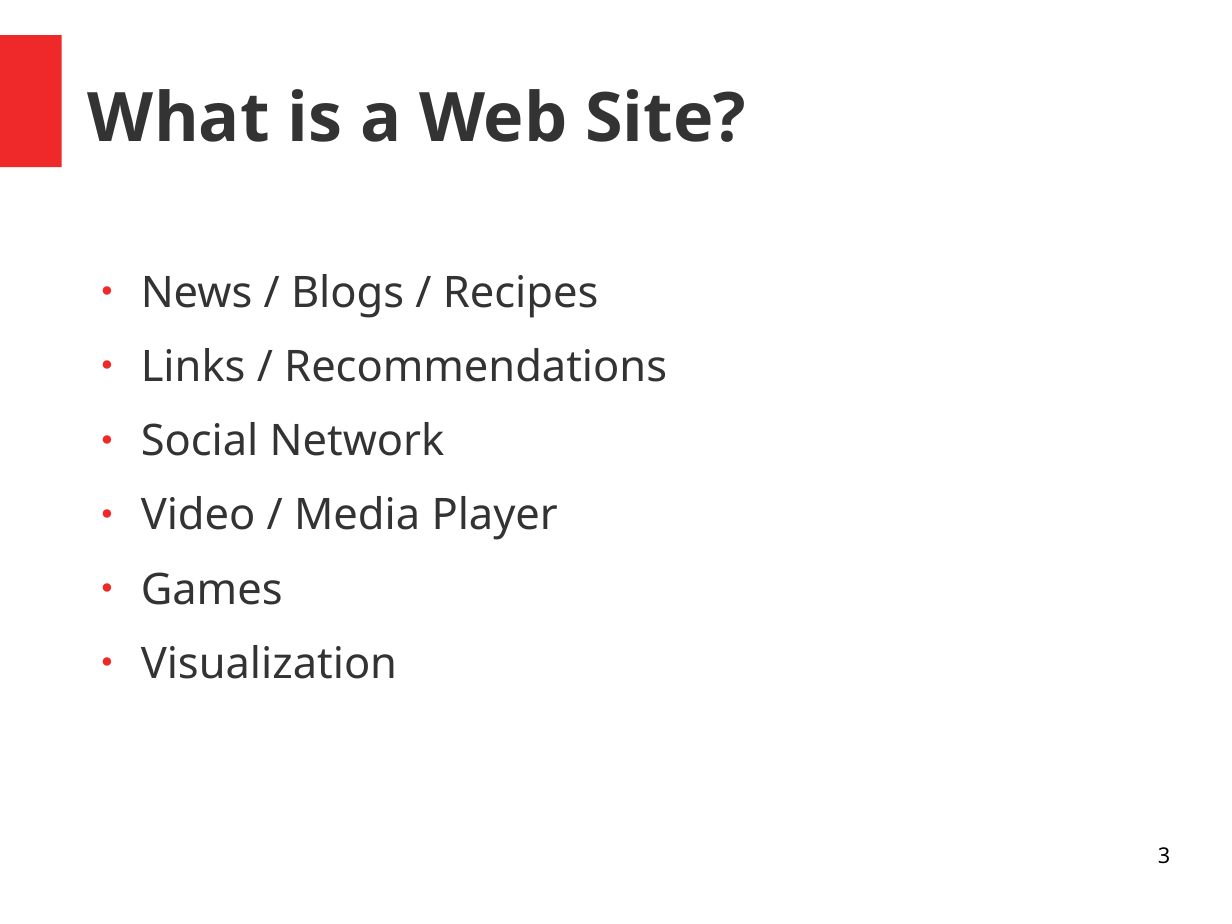
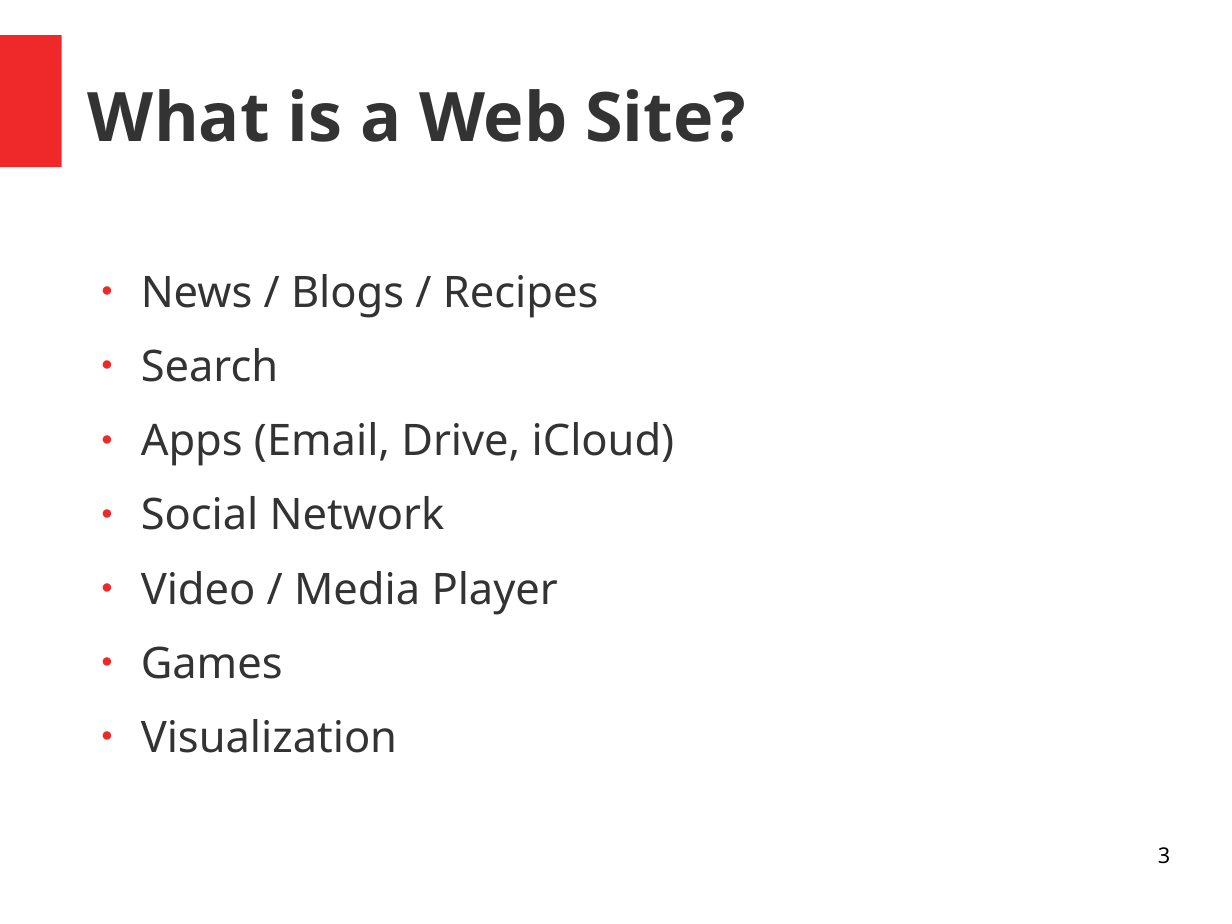
Before and after one commit to RyanKadri/rk0.xyz, a slide deck: slide 3 of lessons/lesson1/presentation/Presentation.odp. Drawn at 1232x924 pixels with LibreOffice and Linux fonts; fonts in the diff are those of the drawing. Boxes give left, top, right and bottom in pixels: in the first picture for what was removed or moved away, otherwise in the second. Text is boxed around its words. In the diff, an @@ line names an element or a change of style, - is before the commit and + after.

```diff
--- a/lessons/lesson1/presentation/Presentation.odp
+++ b/lessons/lesson1/presentation/Presentation.odp
@@ text at box(141, 348, 675, 466): text changed @@
-● Links / Recommendations
+● Search
+● Apps (Email, Drive, iCloud)
```
Also in this commit, not shown: 2 other slides changed, 1 slide added, 20 other files.
